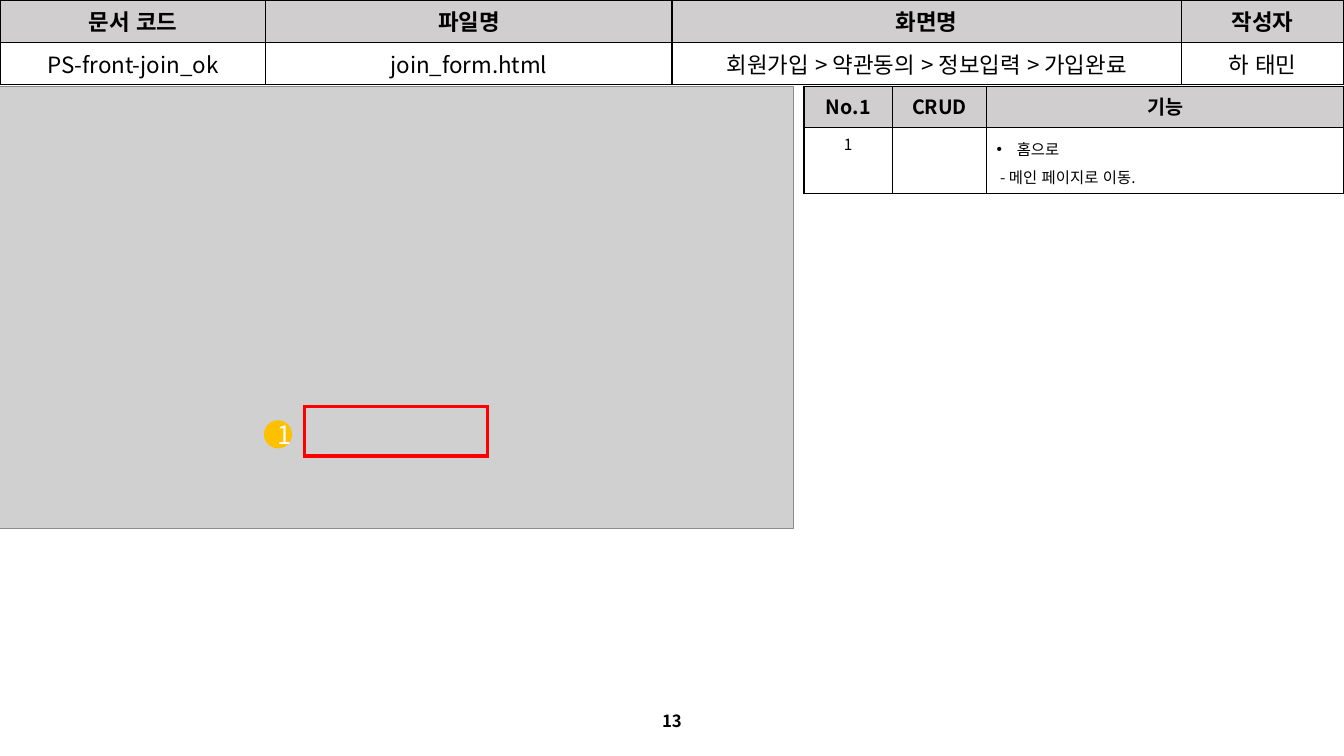
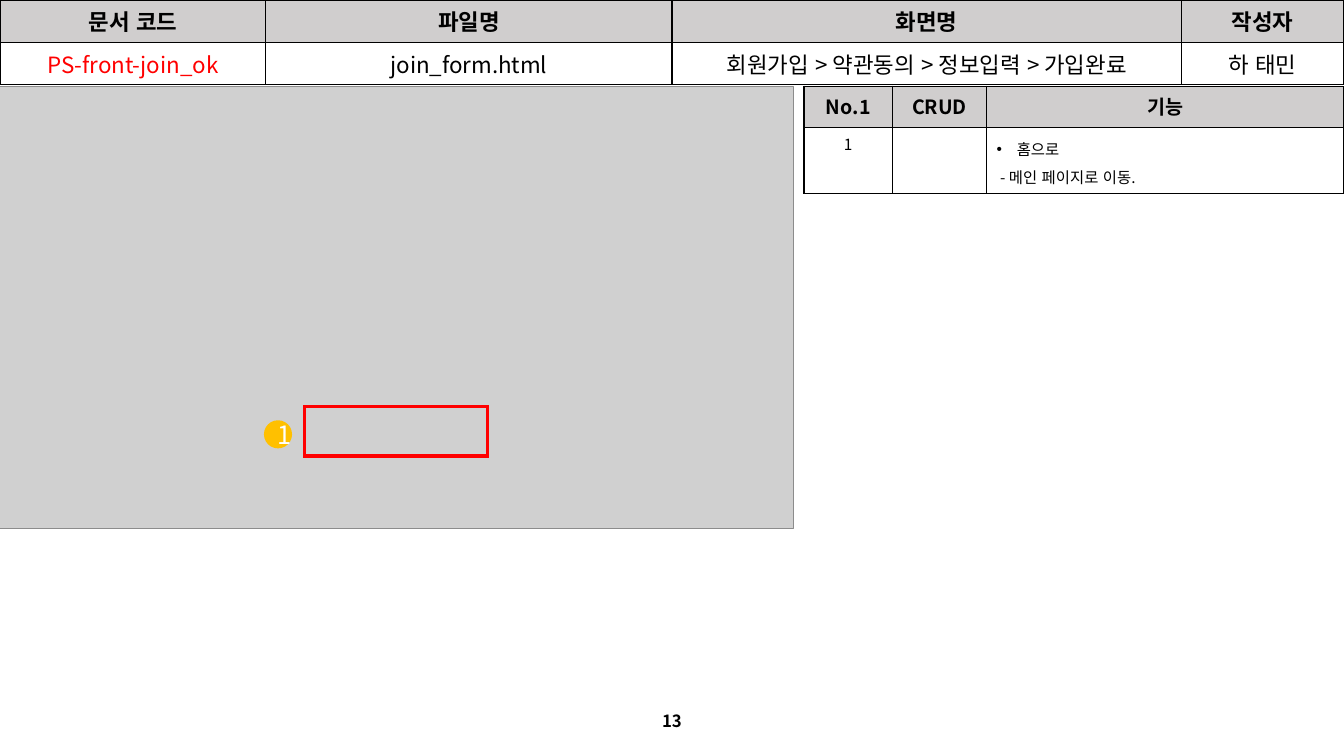
Before and after one commit to David-Ha-1217/Publisher_Portfolio, a slide deck: slide 13 of Documents/진행(변경)사항.pptx. Drawn at 1344x756 pixels with LibreOffice and Linux fonts; fonts in the diff are those of the drawing; grey boxes stand for pictures. Boxes give left, top, right and bottom in pixels: in the first picture for what was removed or moved away, otherwise in the second. Text is boxed around its words. In the diff, an @@ line names an element or a change of style, - is before the commit and + after.

```diff
--- a/Documents/진행(변경)사항.pptx
+++ b/Documents/진행(변경)사항.pptx
@@ table at (0, 0, 1344, 82) @@
@@ text colour #000000 to #FF0000 in "PS-front-join_ok" @@
```
Also in this commit, not shown: 20 other slides changed, 19 other files.
